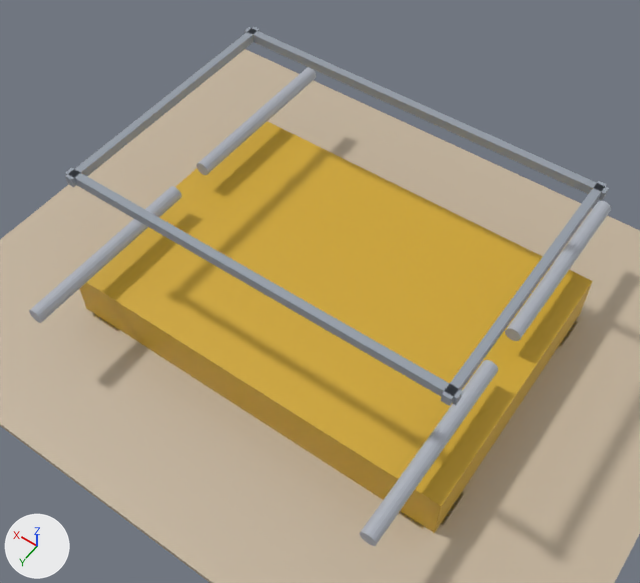
An edit to the glTF model mobile/assets/models/raised_plinth_flood_resilient_house/stage_05_beams.glb, drawn before and after from the same camera.
One viewpoint serves both versions: a 50 mm lens placed at (-4.79, 7.05, 12.22), pointed at (0.01, 0.34, 1.66). The axes (+X, +Y, +Z) are drawn at lower left. The lights are the same throughout. The older version comes first. Where no turn or scale is listed for an object, it has been applied to the vertices.

Names of what the first picture shows: 'geometry_0', 'geometry_10', 'geometry_17', 'geometry_18', 'geometry_19', 'geometry_20', 'geometry_21', 'geometry_22', 'geometry_23', 'geometry_24'.
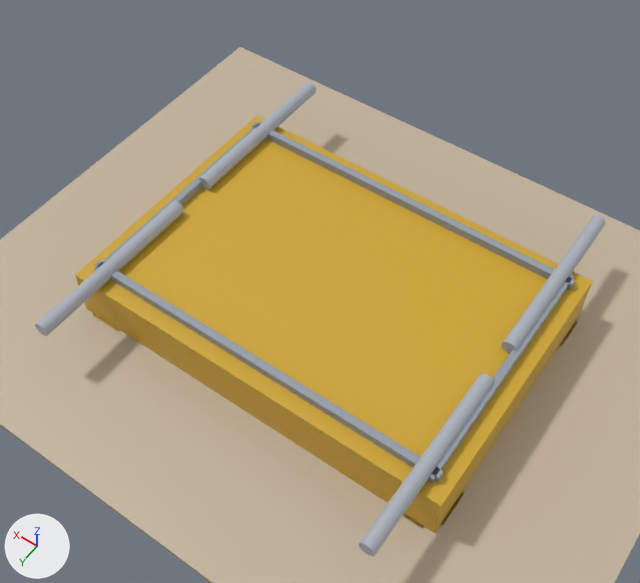
The newer file is also turned or shifted as a whole; pictures and numbers use the older file's frame.

Boxes [x1, y1, x2, y2] around the edits, measured in the pictures (640 x 583 px):
'geometry_21', moved
    before: [65, 168, 463, 405]
    after: [94, 260, 444, 483]
'geometry_22', moved
    before: [244, 27, 609, 200]
    after: [252, 122, 575, 290]
'geometry_18', moved
    before: [29, 186, 182, 323]
    after: [35, 201, 184, 336]
'geometry_17', moved
    before: [359, 360, 498, 546]
    after: [358, 373, 494, 556]
'geometry_23', moved
    before: [441, 181, 607, 406]
    after: [427, 274, 574, 484]
'geometry_19', moved
    before: [197, 67, 316, 175]
    after: [199, 82, 316, 190]
'geometry_24', moved (mostly hidden afterwards)
    before: [65, 27, 260, 187]
    after: [94, 122, 262, 271]
'geometry_20', moved
    before: [505, 201, 611, 341]
    after: [501, 215, 606, 354]

What the commit changed:
me_geometry_17 is used by ob_geometry_17; location (0.0, 0.0, 0.0).
me_geometry_17 had 34 vertices, 64 faces and spanned x -2.94..-2.7, y 0.32..3.32, z 1.98..2.22.
me_geometry_17 now has 34 vertices, 64 faces and spans x -2.94..-2.7, y 0.32..3.32, z 1.65..1.89.
me_geometry_17 part 1: the whole mesh is moved by (0.0, 0.0, -0.33).
me_geometry_18 is used by ob_geometry_18; location (0.0, 0.0, 0.0).
me_geometry_18 had 34 vertices, 64 faces and spanned x 2.7..2.94, y 0.32..3.32, z 1.98..2.22.
me_geometry_18 now has 34 vertices, 64 faces and spans x 2.7..2.94, y 0.32..3.32, z 1.65..1.89.
me_geometry_18 part 2: the whole mesh is moved by (0.0, 0.0, -0.33).
me_geometry_19 is used by ob_geometry_19; location (0.0, 0.0, 0.0).
me_geometry_19 had 34 vertices, 64 faces and spanned x 2.7..2.94, y -3.32..-0.32, z 1.98..2.22.
me_geometry_19 now has 34 vertices, 64 faces and spans x 2.7..2.94, y -3.32..-0.32, z 1.65..1.89.
me_geometry_19 part 3: the whole mesh is moved by (0.0, 0.0, -0.33).
me_geometry_20 is used by ob_geometry_20; location (0.0, 0.0, 0.0).
me_geometry_20 had 34 vertices, 64 faces and spanned x -2.94..-2.7, y -3.32..-0.32, z 1.98..2.22.
me_geometry_20 now has 34 vertices, 64 faces and spans x -2.94..-2.7, y -3.32..-0.32, z 1.65..1.89.
me_geometry_20 part 4: the whole mesh is moved by (0.0, 0.0, -0.33).
me_geometry_21 is used by ob_geometry_21; location (0.0, 0.0, 0.0).
me_geometry_21 had 8 vertices, 12 faces and spanned x -3.05..3.05, y 1.88..2.0, z 3.6..3.74.
me_geometry_21 now has 8 vertices, 12 faces and spans x -3.05..3.05, y 1.88..2.0, z 1.65..1.79.
me_geometry_21 part 5: the whole mesh is moved by (0.0, 0.0, -1.95).
me_geometry_22 is used by ob_geometry_22; location (0.0, 0.0, 0.0).
me_geometry_22 had 8 vertices, 12 faces and spanned x -3.05..3.05, y -2.0..-1.88, z 3.6..3.74.
me_geometry_22 now has 8 vertices, 12 faces and spans x -3.05..3.05, y -2.0..-1.88, z 1.65..1.79.
me_geometry_22 part 6: the whole mesh is moved by (0.0, 0.0, -1.95).
me_geometry_23 is used by ob_geometry_23; location (0.0, 0.0, 0.0).
me_geometry_23 had 8 vertices, 12 faces and spanned x -3.0..-2.88, y -2.05..2.05, z 3.6..3.74.
me_geometry_23 now has 8 vertices, 12 faces and spans x -3.0..-2.88, y -2.05..2.05, z 1.65..1.79.
me_geometry_23 part 7: the whole mesh is moved by (0.0, 0.0, -1.95).
me_geometry_24 is used by ob_geometry_24; location (0.0, 0.0, 0.0).
me_geometry_24 had 8 vertices, 12 faces and spanned x 2.88..3.0, y -2.05..2.05, z 3.6..3.74.
me_geometry_24 now has 8 vertices, 12 faces and spans x 2.88..3.0, y -2.05..2.05, z 1.65..1.79.
me_geometry_24 part 8: the whole mesh is moved by (0.0, 0.0, -1.95).
